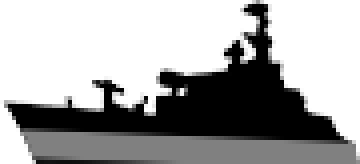
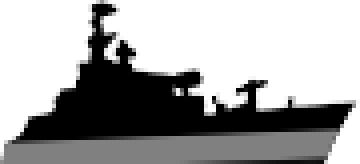
Layered file, before and after one edit (360 x 164). Changes by layer:
added layer "Layer 3 copy" above "Layer 3" over [0, 0, 360, 164]
hid "Layer 3", painted on it over [0, 0, 360, 164]
